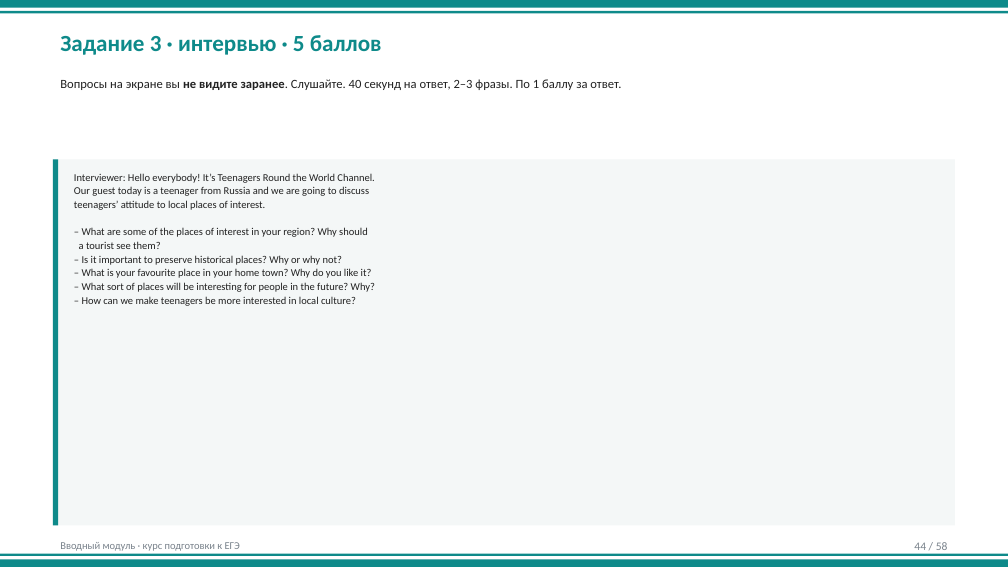
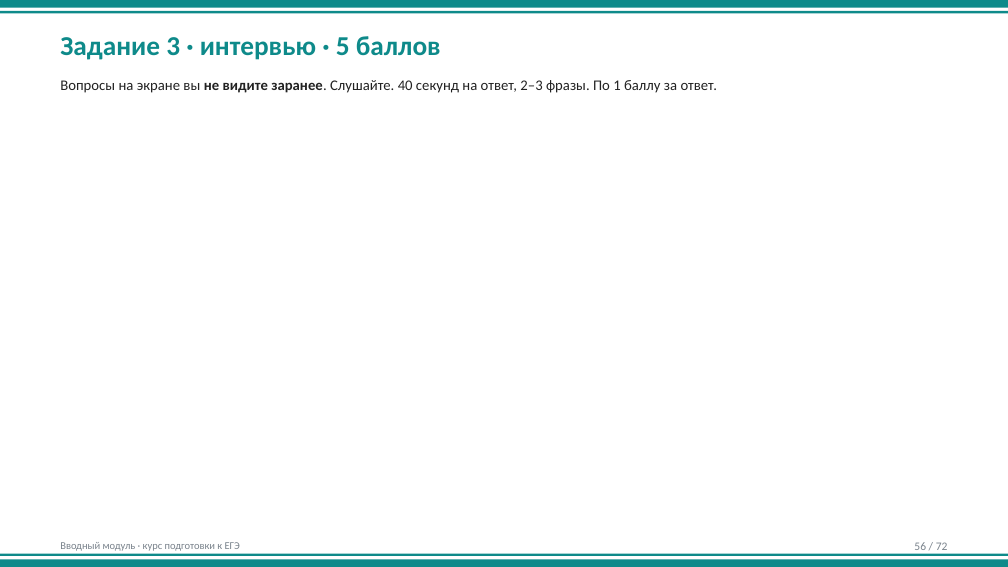
Before and after one commit to munlightshadow/music, a slide deck: slide 56 of ege-english-course/03-curriculum/intro-student/вводный-модуль.pptx (slide 44 before the commit). Drawn at 1008x567 pixels with LibreOffice and Linux fonts; fonts in the diff are those of the drawing. Boxes give left, top, right and bottom in pixels: in the first picture for what was removed or moved away, otherwise in the second. Text is boxed around its words. In the diff, an @@ line names an element or a change of style, - is before the commit and + after.

```diff
--- a/ege-english-course/03-curriculum/intro-student/вводный-модуль.pptx
+++ b/ege-english-course/03-curriculum/intro-student/вводный-модуль.pptx
@@ text "Задание 3 · интервью · ..." at (60, 36, 441, 60): size 22 to 26 pt @@
@@ text "Вопросы на экране вы не ..." at (60, 80, 718, 93): size 12 to 14 pt @@
@@ rectangle removed at (53, 160, 955, 526) @@
@@ rectangle removed at (53, 160, 58, 526) @@
@@ text removed at (74, 173, 375, 306) @@
-Interviewer: Hello everybody! It’s Teenagers Round the World Channel.
-Our guest today is a teenager from Russia and we are going to discuss
-teenagers’ attitude to local places of interest.
-– What are some of the places of interest in your region? Why should
-a tourist see them?
-– Is it important to preserve historical places? Why or why not?
-– What is your favourite place in your home town? Why do you like it?
-– What sort of places will be interesting for people in the future? Why?
-– How can we make teenagers be more interested in local culture?
@@ text at (914, 542, 948, 550): text changed @@
-44 / 58
+56 / 72
```
Also in this commit, not shown: 51 other slides changed, 20 slides added, 6 slides removed, 38 other files.
